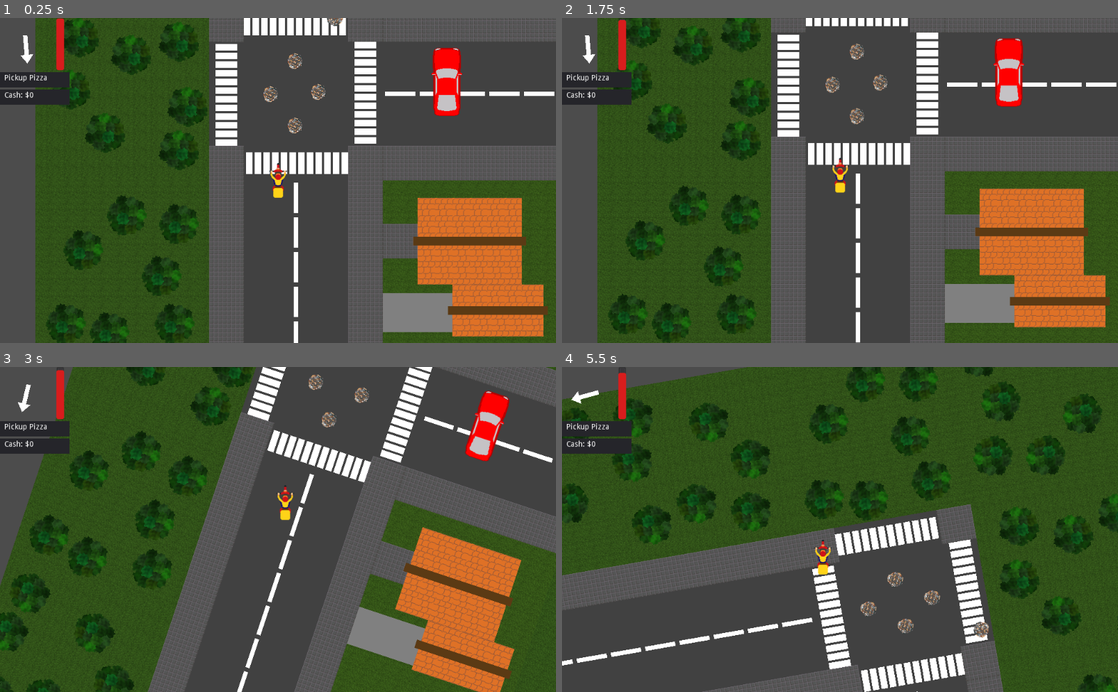
Above: before the commit, frames 1-4 (two rows, left to right).
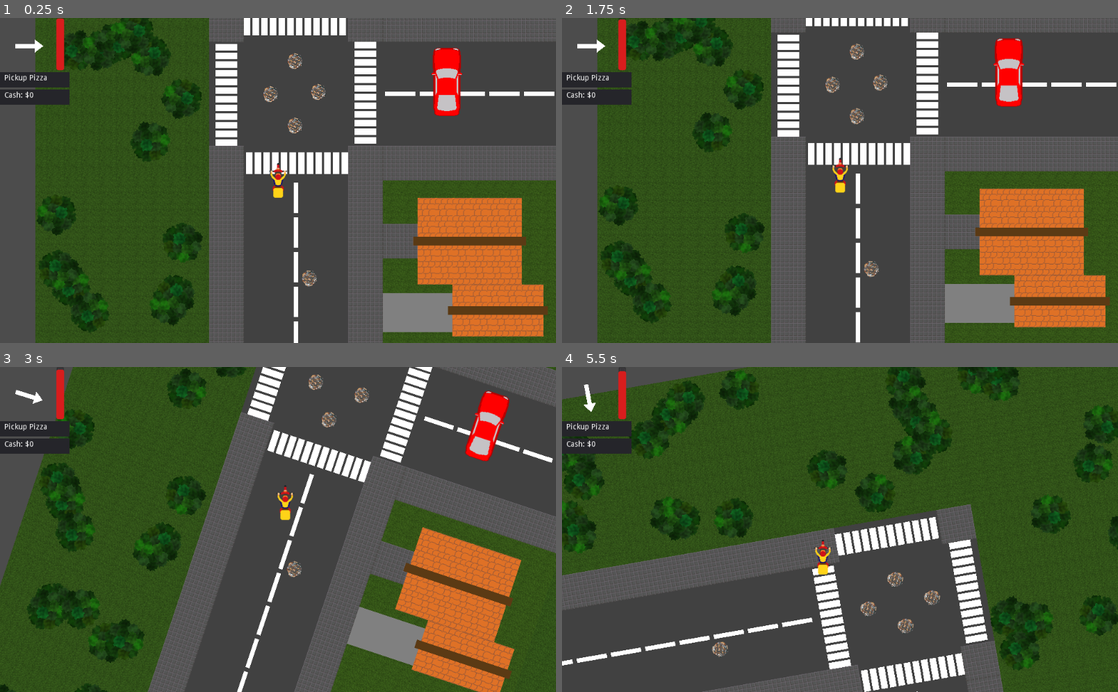
Above: after the commit, the same moments.

Repository: kwikrick/pizzaguy
Game: Godot game, scene res://Main.tscn
The game is run twice, just before and just after one commit, with the same random seed, the same clock (stepped at 60 frames per second) and the same inputs.
Inputs:
- Up to frame 1 (0.25 s): no input
- Up to frame 2 (1.75 s): tap Enter at 0.5 s; hold Right (move_right) 0.53-1.28 s; tap Space at 1.25 s; hold Down (move_back) from 1.28 s (still down)
- Up to frame 3 (3 s): release Down (move_back) at 2.03 s; hold Right (move_right) 2.03-2.78 s; hold Up (move_forward) from 2.78 s (still down)
- Up to frame 4 (5.5 s): release Up (move_forward) at 3.53 s; hold Left (move_left) 3.53-5.03 s; hold Down (move_back) from 5.03 s (still down)

The runs differ from the first frame. In frame 1, 8.1% of the frame differs, in the area x 2-62%, y 0-100%; in frame 2, 7.9%; in frame 3, 8.3%; in frame 4, 16%, in the area x 0-100%, y 0-100%.

Commit message:
randomize park

Diff:
--- /dev/null
+++ b/Park.gd
@@ -0,0 +1,18 @@
+extends Node2D
+
+var Util = preload("res://Util.gd")
+
+# Called when the node enters the scene tree for the first time.
+func _ready():
+	# TODO: collision detection not working?
+	Util.safe_random_jump_2d($Tree1, $Tree1/CollisionShape2D, Rect2(32,32,256,256))
+	Util.safe_random_jump_2d($Tree2, $Tree2/CollisionShape2D, Rect2(32,32,256,256))
+	Util.safe_random_jump_2d($Tree3, $Tree3/CollisionShape2D, Rect2(32,32,256,256))
+	Util.safe_random_jump_2d($Tree4, $Tree4/CollisionShape2D, Rect2(32,32,256,256))
+	Util.safe_random_jump_2d($Tree5, $Tree5/CollisionShape2D, Rect2(32,32,256,256))
+	Util.safe_random_jump_2d($Tree6, $Tree6/CollisionShape2D, Rect2(32,32,256,256))
+	Util.safe_random_jump_2d($Tree7, $Tree7/CollisionShape2D, Rect2(32,32,256,256))
+
+# Called every frame. 'delta' is the elapsed time since the previous frame.
+#func _process(delta):
+#	pass
--- a/Park.tscn
+++ b/Park.tscn
@@ -1,32 +1,34 @@
-[gd_scene load_steps=3 format=2]
+[gd_scene load_steps=4 format=2]
 
 [ext_resource path="res://Tree.tscn" type="PackedScene" id=1]
 [ext_resource path="res://grass.tres" type="Texture" id=2]
+[ext_resource path="res://Park.gd" type="Script" id=3]
 
 [node name="Park" type="Node2D"]
+script = ExtResource( 3 )
 
 [node name="Grass" type="Polygon2D" parent="."]
 color = Color( 0.384314, 0.643137, 0.192157, 1 )
 texture = ExtResource( 2 )
 polygon = PoolVector2Array( 320, 0, 0, 0, 0, 320, 320, 320 )
 
-[node name="Node2D" parent="Grass" instance=ExtResource( 1 )]
+[node name="Tree1" parent="." instance=ExtResource( 1 )]
 position = Vector2( 64, 56 )
 
-[node name="Node2D2" parent="Grass" instance=ExtResource( 1 )]
+[node name="Tree2" parent="." instance=ExtResource( 1 )]
 position = Vector2( 88, 144 )
 
-[node name="Node2D3" parent="Grass" instance=ExtResource( 1 )]
+[node name="Tree3" parent="." instance=ExtResource( 1 )]
 position = Vector2( 56, 240 )
 
-[node name="Node2D4" parent="Grass" instance=ExtResource( 1 )]
+[node name="Tree4" parent="." instance=ExtResource( 1 )]
 position = Vector2( 152, 256 )
 
-[node name="Node2D5" parent="Grass" instance=ExtResource( 1 )]
+[node name="Tree5" parent="." instance=ExtResource( 1 )]
 position = Vector2( 232, 192 )
 
-[node name="Node2D6" parent="Grass" instance=ExtResource( 1 )]
+[node name="Tree6" parent="." instance=ExtResource( 1 )]
 position = Vector2( 264, 56 )
 
-[node name="Node2D7" parent="Grass" instance=ExtResource( 1 )]
+[node name="Tree7" parent="." instance=ExtResource( 1 )]
 position = Vector2( 184, 40 )
--- a/Tree.tscn
+++ b/Tree.tscn
@@ -14,17 +14,14 @@
 seamless = true
 noise = SubResource( 2 )
 
-[node name="Node2D" type="Node2D"]
+[node name="Tree" type="StaticBody2D"]
 
-[node name="StaticBody2D" type="StaticBody2D" parent="."]
-
-[node name="CollisionShape2D" type="CollisionShape2D" parent="StaticBody2D"]
-visible = false
+[node name="CollisionShape2D" type="CollisionShape2D" parent="."]
 shape = SubResource( 1 )
 
-[node name="Polygons" type="Node2D" parent="StaticBody2D"]
+[node name="Polygons" type="Node2D" parent="."]
 
-[node name="Polygon2D2" type="Polygon2D" parent="StaticBody2D/Polygons"]
+[node name="Polygon2D2" type="Polygon2D" parent="Polygons"]
 position = Vector2( 20.1545, -18.3679 )
 rotation = 0.965781
 color = Color( 0.105882, 0.4, 0.054902, 1 )
@@ -32,31 +29,31 @@
 texture = SubResource( 3 )
 polygon = PoolVector2Array( 5.25648, -22.3546, 8.23188, -24.3812, 9.73989, -27.7818, 12.4684, -29.9556, 14.9606, -29.16 …(340 unchanged characters)…
 
-[node name="Polygon2D7" type="Polygon2D" parent="StaticBody2D/Polygons"]
+[node name="Polygon2D7" type="Polygon2D" parent="Polygons"]
 position = Vector2( -9.86274, -7.04598 )
 color = Color( 0.156863, 0.458824, 0.101961, 1 )
 texture = SubResource( 3 )
 polygon = PoolVector2Array( 5.25648, -22.3546, 8.23188, -24.3812, 9.73989, -27.7818, 12.4684, -29.9556, 14.9606, -29.16 …(340 unchanged characters)…
 
-[node name="Polygon2D12" type="Polygon2D" parent="StaticBody2D/Polygons"]
+[node name="Polygon2D12" type="Polygon2D" parent="Polygons"]
 position = Vector2( 7.53625, 17.1918 )
 color = Color( 0.156863, 0.458824, 0.101961, 1 )
 texture = SubResource( 3 )
 polygon = PoolVector2Array( 5.25648, -22.3546, 8.23188, -24.3812, 9.73989, -27.7818, 12.4684, -29.9556, 14.9606, -29.16 …(340 unchanged characters)…
 
-[node name="Polygon2D8" type="Polygon2D" parent="StaticBody2D/Polygons"]
+[node name="Polygon2D8" type="Polygon2D" parent="Polygons"]
 position = Vector2( -9.68875, 43.7601 )
 color = Color( 0.121569, 0.368627, 0.0784314, 1 )
 texture = SubResource( 3 )
 polygon = PoolVector2Array( 5.25648, -22.3546, 8.23188, -24.3812, 9.73989, -27.7818, 12.4684, -29.9556, 14.9606, -29.16 …(340 unchanged characters)…
 
-[node name="Polygon2D9" type="Polygon2D" parent="StaticBody2D/Polygons"]
+[node name="Polygon2D9" type="Polygon2D" parent="Polygons"]
 position = Vector2( -39.912, 34.3126 )
 color = Color( 0.156863, 0.458824, 0.101961, 1 )
 texture = SubResource( 3 )
 polygon = PoolVector2Array( 5.25648, -22.3546, 8.23188, -24.3812, 9.73989, -27.7818, 12.4684, -29.9556, 14.9606, -29.16 …(340 unchanged characters)…
 
-[node name="Polygon2D10" type="Polygon2D" parent="StaticBody2D/Polygons"]
+[node name="Polygon2D10" type="Polygon2D" parent="Polygons"]
 position = Vector2( -23.3408, -18.9291 )
 rotation = 0.856446
 color = Color( 0.156863, 0.458824, 0.101961, 1 )
@@ -64,13 +61,13 @@
 texture = SubResource( 3 )
 polygon = PoolVector2Array( 5.25648, -22.3546, 8.23188, -24.3812, 9.73989, -27.7818, 12.4684, -29.9556, 14.9606, -29.16 …(340 unchanged characters)…
 
-[node name="Polygon2D3" type="Polygon2D" parent="StaticBody2D/Polygons"]
+[node name="Polygon2D3" type="Polygon2D" parent="Polygons"]
 position = Vector2( 2.85785, 30.0268 )
 color = Color( 0.235294, 0.498039, 0.188235, 1 )
 texture = SubResource( 3 )
 polygon = PoolVector2Array( 5.25648, -22.3546, 8.23188, -24.3812, 9.73989, -27.7818, 12.4684, -29.9556, 14.9606, -29.16 …(340 unchanged characters)…
 
-[node name="Polygon2D4" type="Polygon2D" parent="StaticBody2D/Polygons"]
+[node name="Polygon2D4" type="Polygon2D" parent="Polygons"]
 position = Vector2( -8.74884, 24.2857 )
 rotation = -0.713012
 color = Color( 0.235294, 0.498039, 0.188235, 1 )
@@ -78,7 +75,7 @@
 texture = SubResource( 3 )
 polygon = PoolVector2Array( 5.25648, -22.3546, 8.23188, -24.3812, 9.73989, -27.7818, 12.4684, -29.9556, 14.9606, -29.16 …(340 unchanged characters)…
 
-[node name="Polygon2D5" type="Polygon2D" parent="StaticBody2D/Polygons"]
+[node name="Polygon2D5" type="Polygon2D" parent="Polygons"]
 position = Vector2( -26.4276, -0.127899 )
 rotation = 0.848285
 color = Color( 0.184314, 0.694118, 0.0941176, 1 )
@@ -86,31 +83,31 @@
 texture = SubResource( 3 )
 polygon = PoolVector2Array( 5.25648, -22.3546, 8.23188, -24.3812, 9.73989, -27.7818, 12.4684, -29.9556, 14.9606, -29.16 …(340 unchanged characters)…
 
-[node name="Polygon2D6" type="Polygon2D" parent="StaticBody2D/Polygons"]
+[node name="Polygon2D6" type="Polygon2D" parent="Polygons"]
 position = Vector2( -25.5949, -5.1731 )
 color = Color( 0.27451, 0.521569, 0.0823529, 1 )
 texture = SubResource( 3 )
 polygon = PoolVector2Array( 5.25648, -22.3546, 8.23188, -24.3812, 9.73989, -27.7818, 12.4684, -29.9556, 14.9606, -29.16 …(340 unchanged characters)…
 
-[node name="Polygon2D13" type="Polygon2D" parent="StaticBody2D/Polygons"]
+[node name="Polygon2D13" type="Polygon2D" parent="Polygons"]
 position = Vector2( -26.3709, 11.0981 )
 color = Color( 0.235294, 0.498039, 0.188235, 1 )
 texture = SubResource( 3 )
 polygon = PoolVector2Array( 5.25648, -22.3546, 8.23188, -24.3812, 9.73989, -27.7818, 12.4684, -29.9556, 14.9606, -29.16 …(340 unchanged characters)…
 
-[node name="Polygon2D14" type="Polygon2D" parent="StaticBody2D/Polygons"]
+[node name="Polygon2D14" type="Polygon2D" parent="Polygons"]
 position = Vector2( -28.9661, 26.8532 )
 color = Color( 0.254902, 0.662745, 0.141176, 1 )
 texture = SubResource( 3 )
 polygon = PoolVector2Array( 5.25648, -22.3546, 8.23188, -24.3812, 9.73989, -27.7818, 12.4684, -29.9556, 14.9606, -29.16 …(340 unchanged characters)…
 
-[node name="Polygon2D15" type="Polygon2D" parent="StaticBody2D/Polygons"]
+[node name="Polygon2D15" type="Polygon2D" parent="Polygons"]
 position = Vector2( -12.6721, 27.6024 )
 color = Color( 0.156863, 0.458824, 0.101961, 1 )
 texture = SubResource( 3 )
 polygon = PoolVector2Array( 5.25648, -22.3546, 8.23188, -24.3812, 9.73989, -27.7818, 12.4684, -29.9556, 14.9606, -29.16 …(340 unchanged characters)…
 
-[node name="Polygon2D16" type="Polygon2D" parent="StaticBody2D/Polygons"]
+[node name="Polygon2D16" type="Polygon2D" parent="Polygons"]
 position = Vector2( -10.7216, 12.3907 )
 color = Color( 0.113725, 0.678431, 0.215686, 1 )
 texture = SubResource( 3 )
--- a/Util.gd
+++ b/Util.gd
@@ -1,7 +1,8 @@
 extends Node
 
 # let new_node jump to a random position in rect
-static func safe_random_jump_2d(new_node:Node, shape:CollisionShape2D, rect, max_try=100):
+
+static func safe_random_jump_2d(new_node:CollisionObject2D, shape:CollisionShape2D, rect, max_try=100):
 		var i=0
 		while i<max_try:
 			i+=1
@@ -24,7 +25,7 @@
 			var count = collisions.size()
 			if count==0:
 				new_node.transform = transform
-				print("safe_random_jump_2d: sucess ",new_node)
+				#print("safe_random_jump_2d: sucess ",new_node)
 				break
 
 		if i>max_try:
